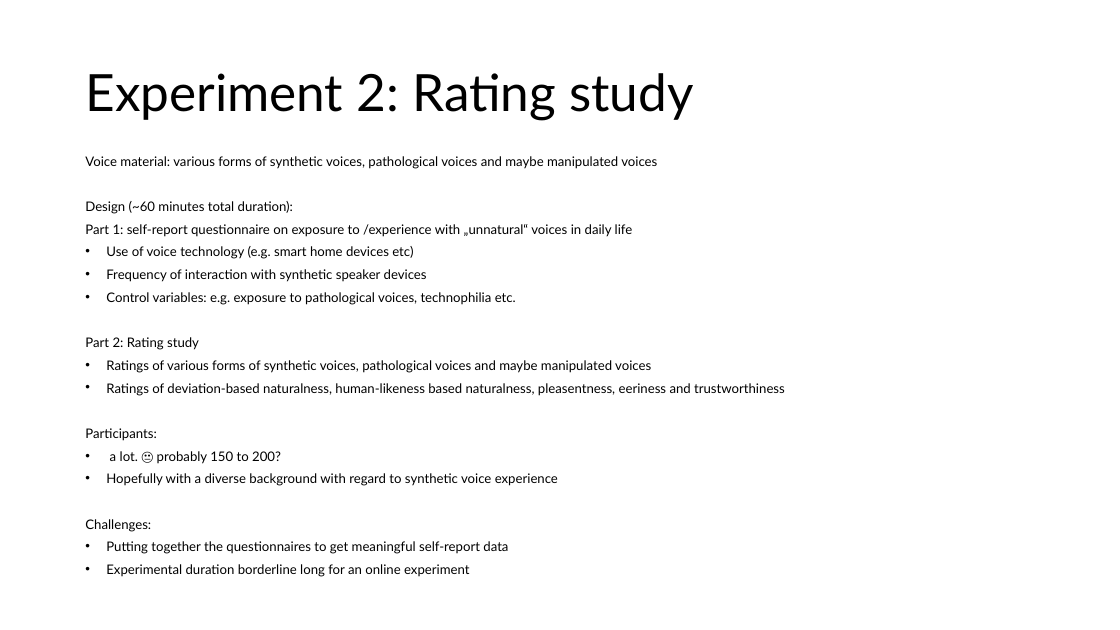
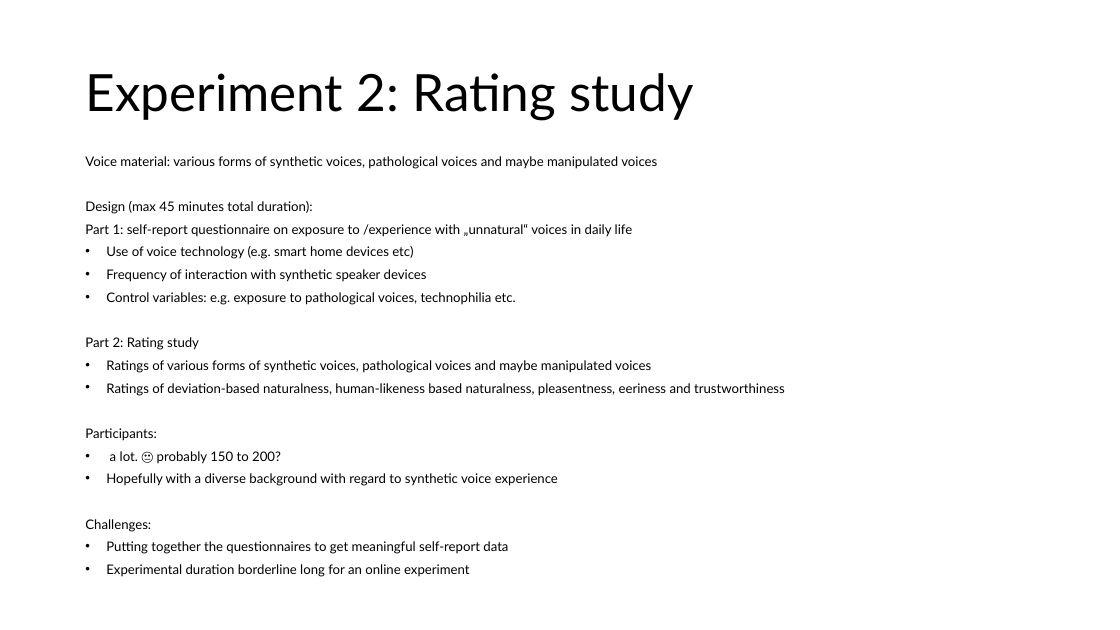
Before and after one commit to ChristineNussbaum/2024_Naturalness_Project, a slide deck: slide 7 of PRIME/PRIME_experiments.pptx. Drawn at 1120x630 pixels with LibreOffice and Linux fonts; fonts in the diff are those of the drawing. Boxes give left, top, right and bottom in pixels: in the first picture for what was removed or moved away, otherwise in the second. Text is boxed around its words. In the diff, an @@ line names an element or a change of style, - is before the commit and + after.

```diff
--- a/PRIME/PRIME_experiments.pptx
+++ b/PRIME/PRIME_experiments.pptx
@@ text at [85,201,312,214]: text changed @@
-Design (~60 minutes total duration):
+Design (max 45 minutes total duration):
```
Also in this commit, not shown: 1 other slide changed, 2 other files.
